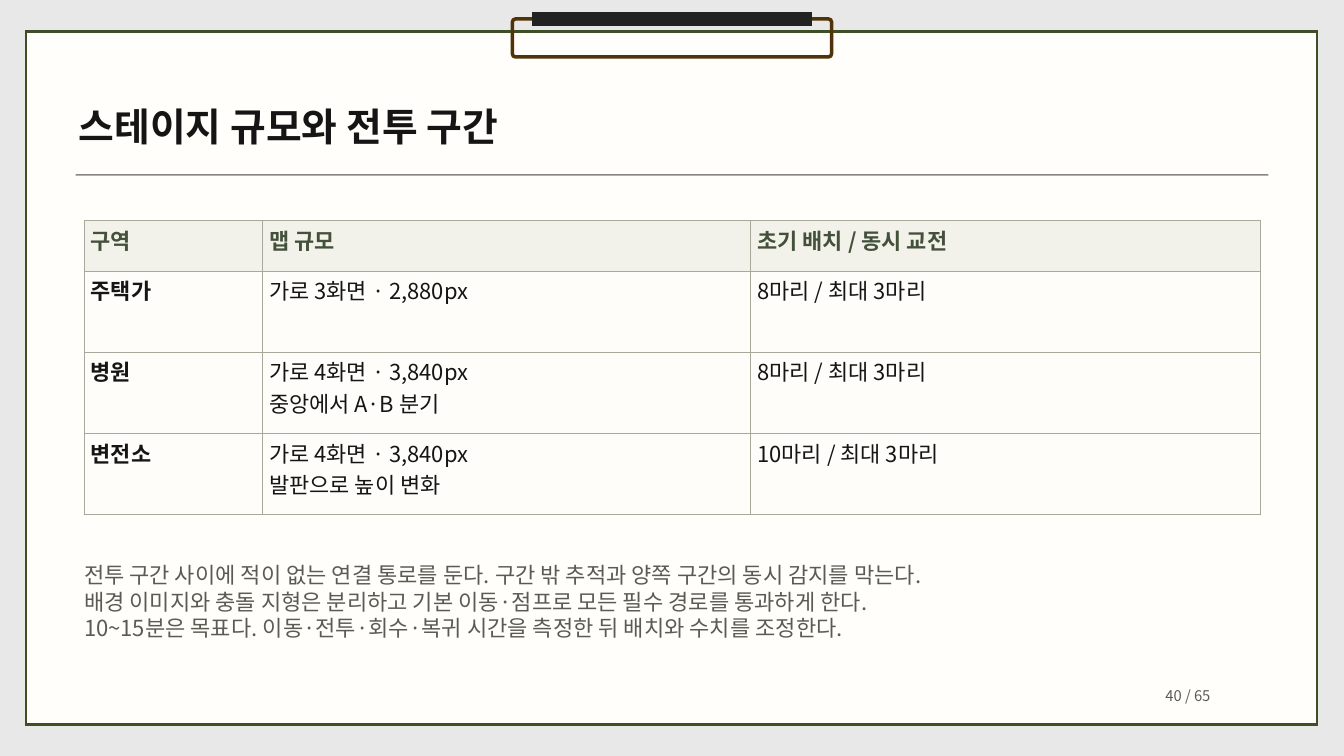
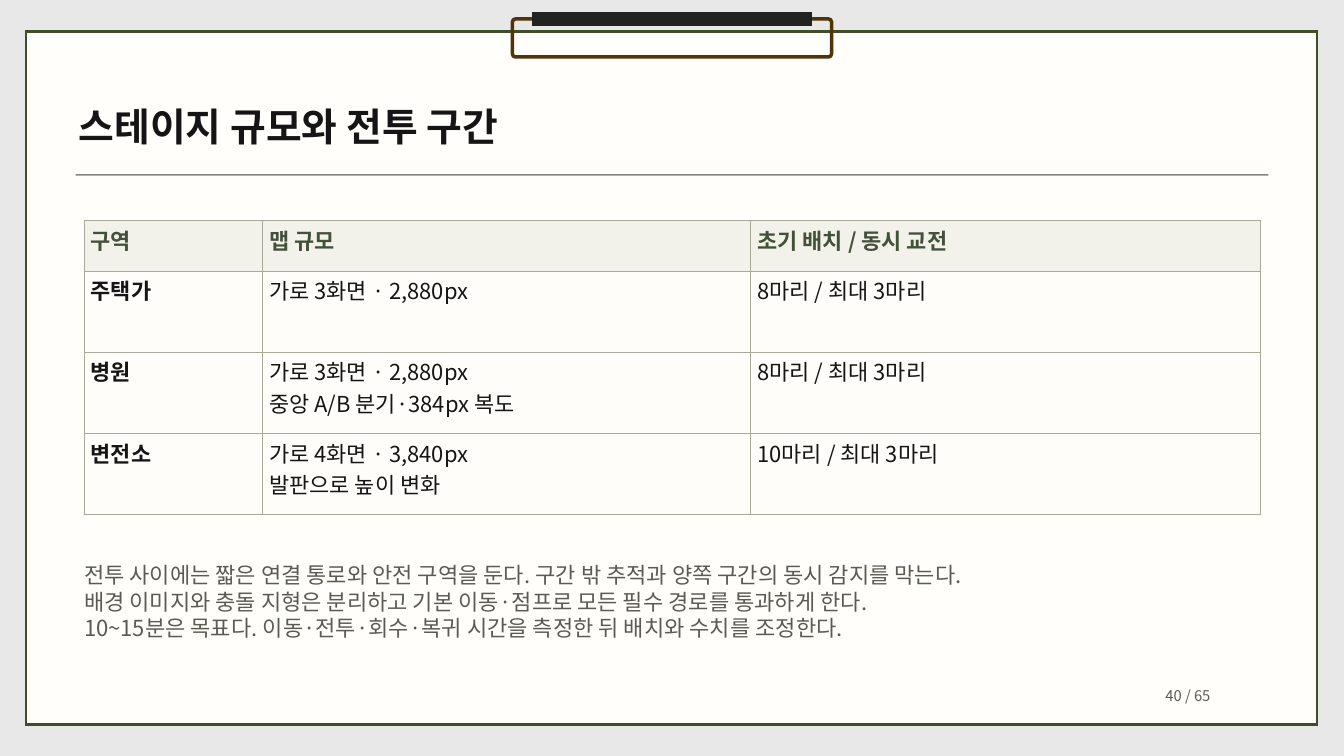
Before and after one commit to dbguswh/2Dgame_project, a slide deck: slide 40 of 2D게임프로그래밍 기획서.pptx. Drawn at 1344x756 pixels with LibreOffice and Linux fonts; fonts in the diff are those of the drawing. Boxes give left, top, right and bottom in pixels: in the first picture for what was removed or moved away, otherwise in the second. Text is boxed around its words. In the diff, an @@ line names an element or a change of style, - is before the commit and + after.

Commit message:
기획서의 병원 규모 진행 화면과 광륜 휴대 설명을 현재 게임에 맞춤

```diff
--- a/2D게임프로그래밍 기획서.pptx
+++ b/2D게임프로그래밍 기획서.pptx
@@ table at <box>84,220,1261,515</box> @@
-row 3, column 2: 가로 4화면 · 3,840px / 중앙에서 A·B 분기
+row 3, column 2: 가로 3화면 · 2,880px / 중앙 A/B 분기·384px 복도
@@ text at <box>84,565,962,585</box>: text changed @@
-전투 구간 사이에 적이 없는 연결 통로를 둔다. 구간 밖 추적과 양쪽 구간의 동시 감지를 막는다.
+전투 사이에는 짧은 연결 통로와 안전 구역을 둔다. 구간 밖 추적과 양쪽 구간의 동시 감지를 막는다.
```
Also in this commit, not shown: 3 other slides changed, 1 other file.
